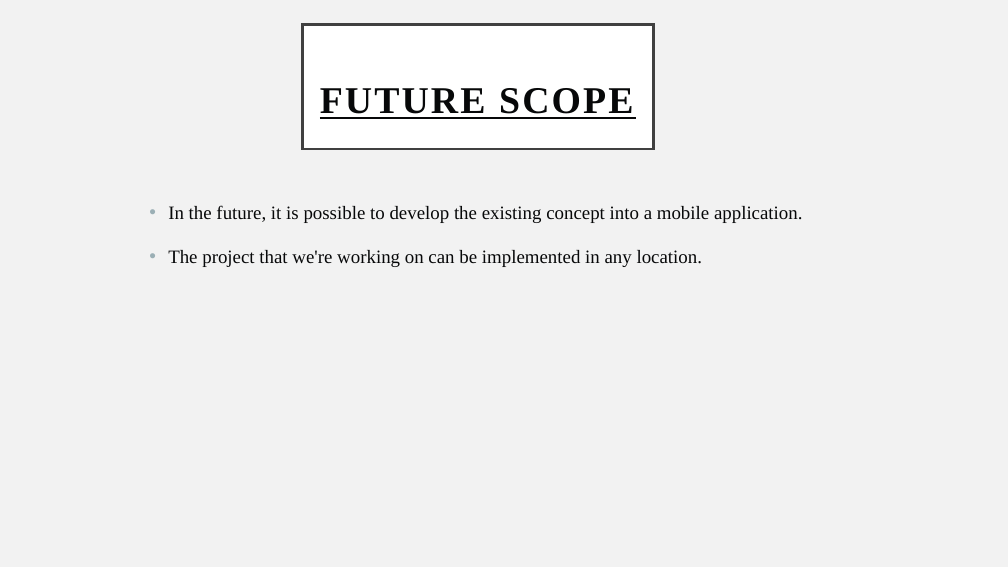
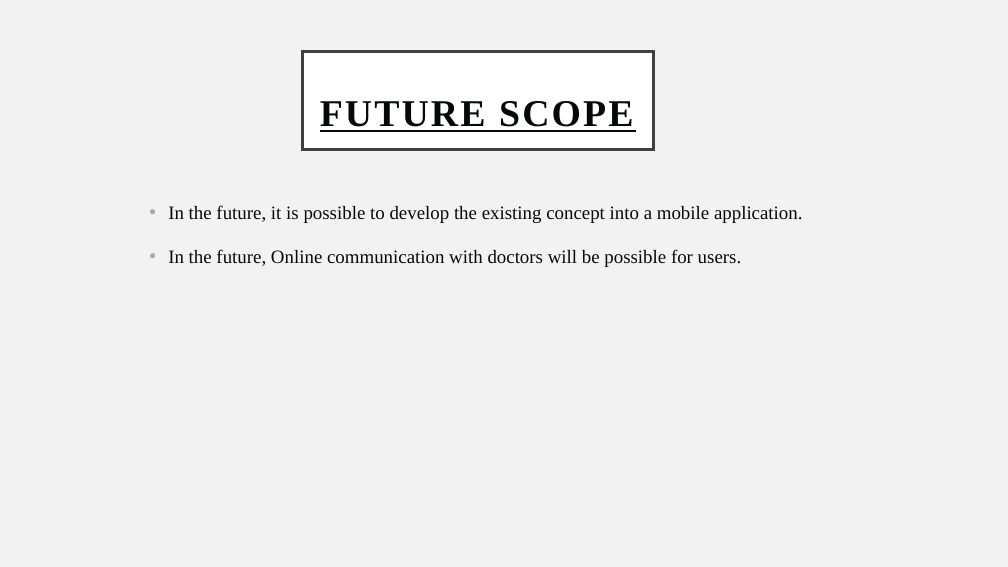
Before and after one commit to SHREYASX07/diseaseprediction-doctorrecommendation, a slide deck: slide 16 of Dpdr ppt.pptx. Drawn at 1008x567 pixels with LibreOffice and Linux fonts; fonts in the diff are those of the drawing. Boxes give left, top, right and bottom in pixels: in the first picture for what was removed or moved away, otherwise in the second. Text is boxed around its words. In the diff, an @@ line names an element or a change of style, - is before the commit and + after.

Commit message:
Project Document & Source Code

```diff
--- a/Dpdr ppt.pptx
+++ b/Dpdr ppt.pptx
@@ title "FUTURE SCOPE": place and size @@
-title "FUTURE SCOPE" at bbox=[302, 25, 653, 150]
+title "FUTURE SCOPE" at bbox=[302, 51, 653, 149]
@@ text at bbox=[168, 249, 742, 267]: text changed @@
-• The project that we're working on can be implemented in any location.
+• In the future, Online communication with doctors will be possible for users.
```
Also in this commit, not shown: 16 other slides changed, 2 other files.
